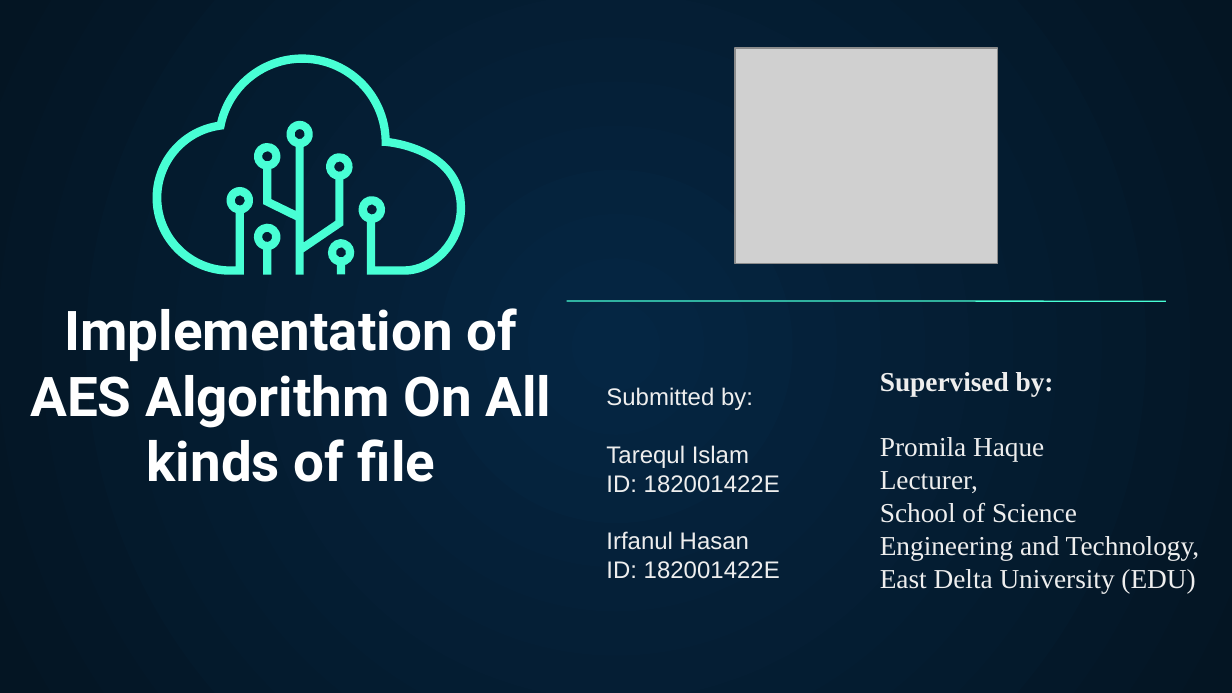
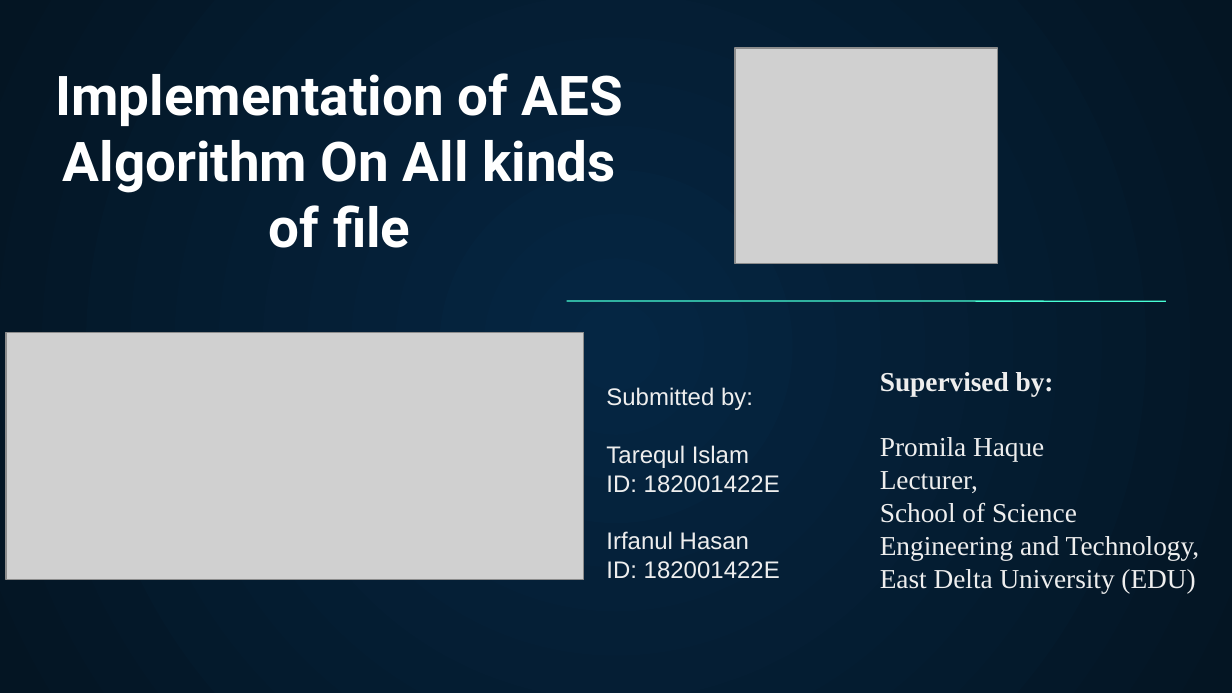
Before and after one commit to Tarequl-islam/Data-Encryption-using-AES, a slide deck: slide 1 of AES Project Presentation.pptx. Drawn at 1232x693 pixels with LibreOffice and Linux fonts; fonts in the diff are those of the drawing; grey boxes stand for pictures. Boxes give left, top, right and bottom in pixels: in the first picture for what was removed or moved away, otherwise in the second. Text is boxed around its words. In the diff, an @@ line names an element or a change of style, - is before the commit and + after.

```diff
--- a/AES Project Presentation.pptx
+++ b/AES Project Presentation.pptx
@@ text "Implementation of AES Algorithm On ..." rewrapped from (x1=30, y1=308, x2=551, y2=482) to (x1=56, y1=73, x2=623, y2=248) @@
@@ group removed at (x1=149, y1=51, x2=464, y2=275): 4 freeform shapes @@
@@ picture added at (x1=6, y1=333, x2=584, y2=580) @@
```
Also in this commit, not shown: 5 other slides changed, 1 slide added.
